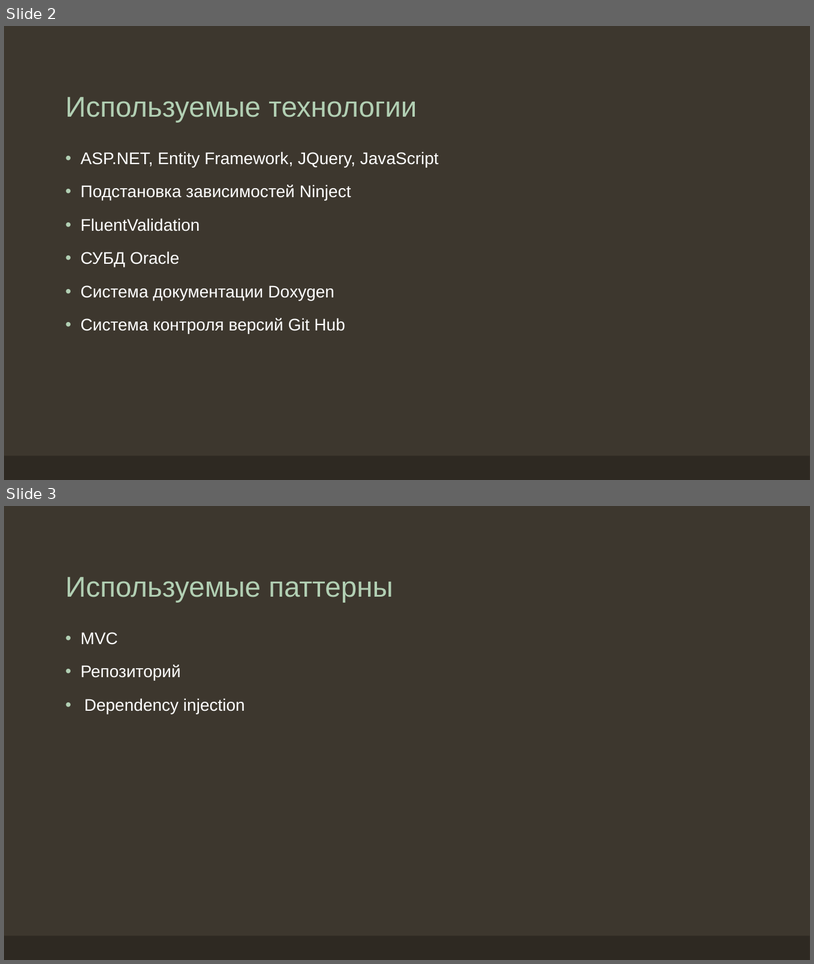
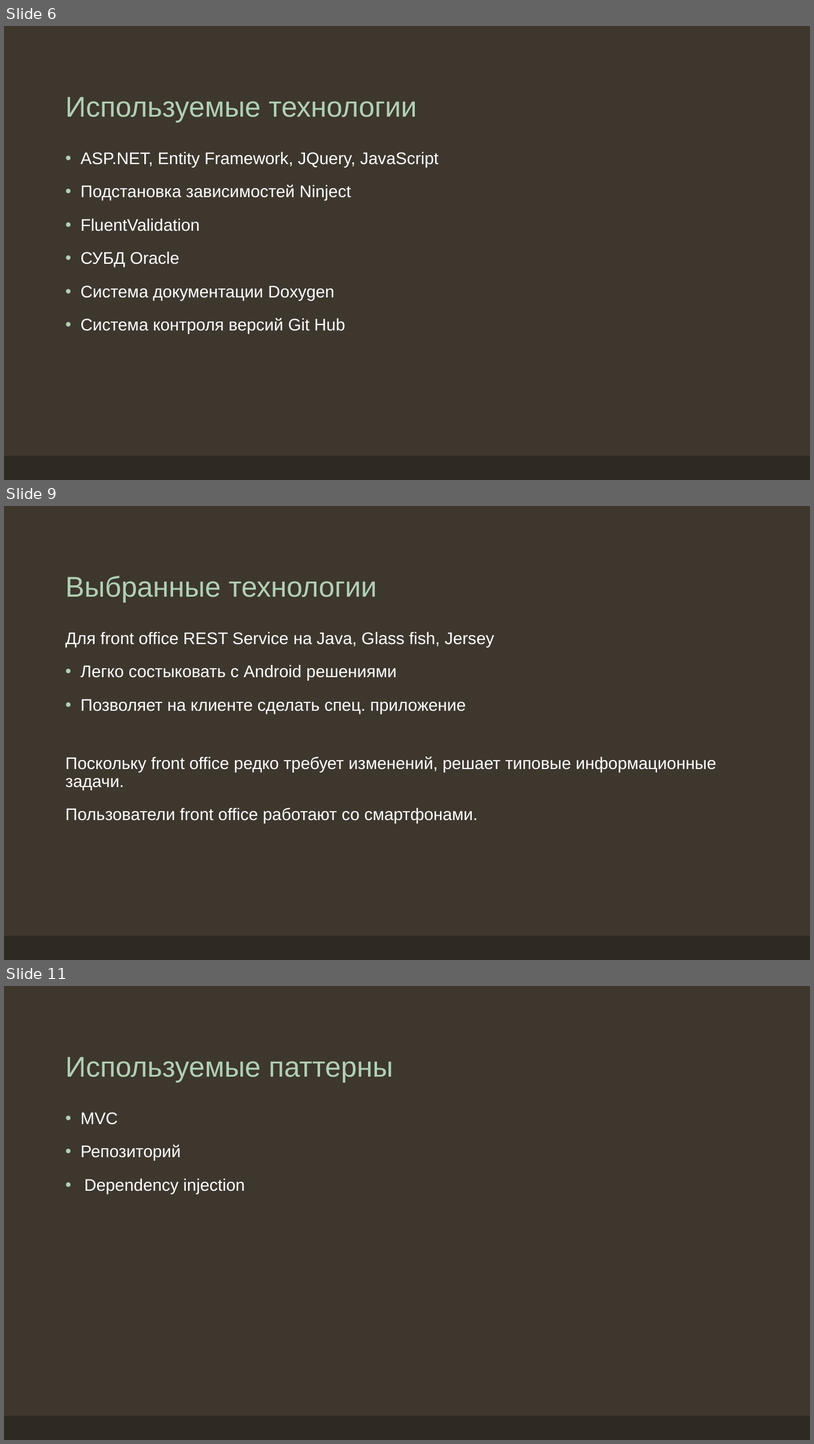
Before and after one commit to Paul-Brustinov/InStudyAsp, a slide deck: Doc/ERP-система учебного заведения.pptx. Shown one above the other, each under a label of ours: slides 2 and 3 before the commit, slides 6, 9 and 11 after it; the slides between them are not shown. The pictures are 814x964 and 814x1444 pixels, drawn with LibreOffice and Linux fonts; fonts in the diff are those of the drawing. Boxes give left, top, right and bottom in pixels: in the first picture for what was removed or moved away, otherwise in the second. Text is boxed around its words. In the diff, an @@ line names an element or a change of style, - is before the commit and + after.

```diff
--- a/Doc/ERP-система учебного заведения.pptx
+++ b/Doc/ERP-система учебного заведения.pptx
@@ slide 9 added at (4,506,810,960), background #3D372E; not listed: 1 template element that a slide beside it also shows @@
@@ title added at (65,576,377,602), 34 pt, text #B2D0B4 @@
+Выбранные технологии
@@ text added at (65,631,716,823), 20 pt, text #FFFFFF @@
+Для front office REST Service на Java, Glass fish, Jersey
+• Легко состыковать с Android решениями
+• Позволяет на клиенте сделать спец. приложение
+Поскольку front office редко требует изменений, решает типовые информационные задачи.
+Пользователи front office работают со смартфонами.
@@ what was slide 2 is now slide 6 @@
@@ what was slide 3 is now slide 11 @@
```
Also in this commit, not shown: 1 slide changed, 10 other slides added, 9 slides removed, 1 other file.
